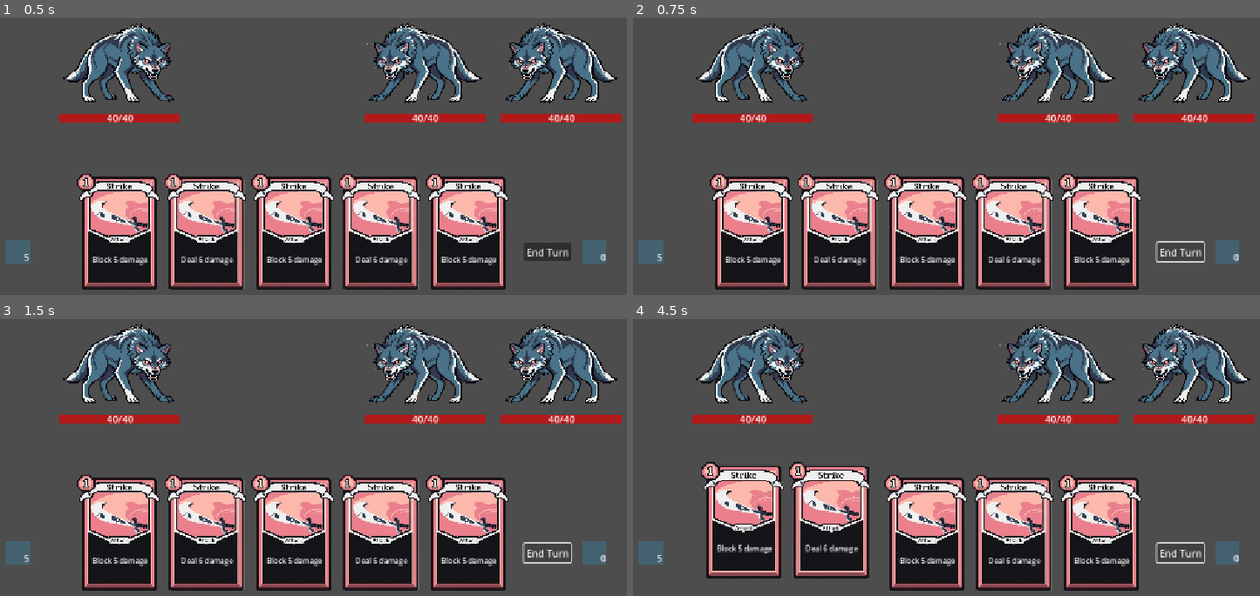
Above: before the commit, frames 1-4 (two rows, left to right).
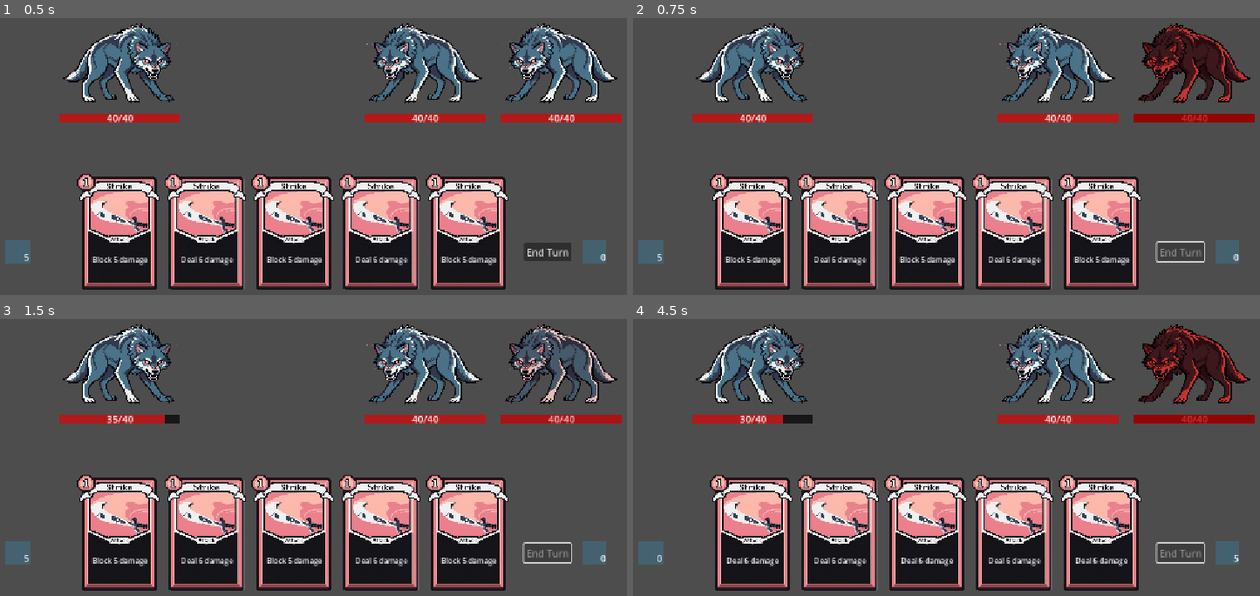
Above: after the commit, the same moments.

Repository: Paul-Beneteau/opus
Game: Godot game, scene res://main.tscn
Same seed, same stepped clock (60 frames per second), same inputs: the game is played once before the commit and once after it.
Inputs (mouse positions are in pixels of both pictures, inside the frame that each line leads up to):
- Up to frame 1 (0.5 s): no input
- Up to frame 2 (0.75 s): click "End Turn" at 0.5 s
- Up to frame 3 (1.5 s): click (545, 554) at 1.25 s, where only the run before the commit has a clickable "End Turn"
- Up to frame 4 (4.5 s): click (1178, 554) at 2 s, where only the run before the commit has a clickable "End Turn"; tap Enter at 2.75 s; move the mouse to (752, 535) at 2.77 s; click (752, 535) at 2.92 s; move the mouse to (839, 535) at 3.52 s; click (839, 535) at 3.67 s; click "End Turn" at 4.25 s

Frame 1 is identical in both runs. In frame 2, 3.0% of the frame differs, in the area x 79-100%, y 1-87%; in frame 3, 1.8%; in frame 4, 12%, in the area x 3-100%, y 1-99%.

Commit message:
Add turn manager

Diff:
--- a/characters/enemy/enemy.gd
+++ b/characters/enemy/enemy.gd
@@ -8,6 +8,7 @@
 @onready var health_comp: HealthComponent = $HealthComponent
 @onready var health_bar: = $EnemyTexture/HealthBarUI
 @onready var highlight_target = $EnemyTexture/HighlightTarget
+var damage = 5
 
 func _ready() -> void:
 	health_comp.health_changed.connect(
@@ -28,3 +29,22 @@
 func _on_mouse_exited() -> void:
 	highlight_target.visible = false
 	mouse_unhovered.emit(self)
+
+
+func play_turn(target: Node) -> void:
+	if not target:
+		return
+
+	var target_health := target.get_node_or_null("HealthComponent") as HealthComponent
+	if not target_health:
+		push_warning("Enemy: Target has no HealthComponent")
+		return
+
+	create_tween().tween_property($EnemyTexture, "modulate", Color(0.8, 0.14, 0.14, 1), 0.2)
+
+	await get_tree().create_timer(0.8).timeout
+
+	target_health.add_health(-damage)
+	print("%s dealt %d damage to %s" % [name, damage, target.name])
+
+	create_tween().tween_property($EnemyTexture, "modulate", Color(1, 1, 1, 1), 0.2)
--- a/combat/combat.tscn
+++ b/combat/combat.tscn
@@ -7,6 +7,7 @@
 [ext_resource type="Resource" uid="uid://dmrnb48l0f2yp" path="res://cards/database/defend.tres" id="5_q6cuf"]
 [ext_resource type="Script" uid="uid://k4051h3swrlu" path="res://combat/targeting_manager.gd" id="6_q6cuf"]
 [ext_resource type="PackedScene" uid="uid://dsraprpbw37il" path="res://ui/hand/hand_ui.tscn" id="7_6vidd"]
+[ext_resource type="Script" uid="uid://ha8fbmppr03t" path="res://combat/turn_manager.gd" id="7_uf1ch"]
 [ext_resource type="Script" uid="uid://i4m1g8ycb3tk" path="res://ui/combat/draw_pile.gd" id="8_mrekk"]
 [ext_resource type="Script" uid="uid://bflesdv0ywygb" path="res://ui/combat/discard_pile.gd" id="9_t7acs"]
 [ext_resource type="PackedScene" uid="uid://b3efdfqivpwqn" path="res://characters/enemy/enemy.tscn" id="10_4h14y"]
@@ -23,6 +24,9 @@
 
 [node name="TargetingManager" type="Node" parent="."]
 script = ExtResource("6_q6cuf")
+
+[node name="TurnManager" type="Node" parent="."]
+script = ExtResource("7_uf1ch")
 
 [node name="HandUI" parent="." instance=ExtResource("7_6vidd")]
 anchors_preset = 7
@@ -109,7 +113,7 @@
 offset_bottom = -69.0
 grow_vertical = 2
 
-[node name="Button" type="Button" parent="."]
+[node name="EndTurnButton" type="Button" parent="."]
 anchors_preset = 3
 anchor_left = 1.0
 anchor_top = 1.0
--- a/combat/combat_manager.gd
+++ b/combat/combat_manager.gd
@@ -4,6 +4,9 @@
 @onready var card_manager: CardManager = $"../CardManager"
 @onready var hand_ui: HandUI = $"../HandUI"
 @onready var targeting_manager: TargetingManager = $"../TargetingManager"
+@onready var turn_manager: TurnManager = $"../TurnManager"
+@onready var end_turn_button: Button = $"../EndTurnButton"
+@onready var player: Player = $"../Player"
 
 
 func _ready() -> void:
@@ -12,14 +15,51 @@
 
 func _start_combat() -> void:
 	_register_targets()
+	_connect_signals()
+	turn_manager.start_player_turn()
+
+
+func _connect_signals() -> void:
 	hand_ui.held_card_released.connect(_on_held_card_released)
-	card_manager.draw_cards(5)
+	end_turn_button.pressed.connect(_on_end_turn_pressed)
+	turn_manager.player_turn_started.connect(_on_player_turn_started)
+	turn_manager.enemy_turn_started.connect(_on_enemy_turn_started)
 
 
 func _on_held_card_released(card_index: int) -> void:
+	if not turn_manager.is_player_turn():
+		return
+
 	var target = targeting_manager.current_target
 	if target:
 		card_manager.play_card_on_target(target, card_manager.hand[card_index])
+
+
+func _on_end_turn_pressed() -> void:
+	if turn_manager.is_player_turn():
+		turn_manager.end_player_turn()
+
+
+func _on_player_turn_started() -> void:
+	end_turn_button.disabled = false
+	card_manager.discard_hand()
+	card_manager.draw_cards(5)
+	print("=== PLAYER TURN ===")
+
+
+func _on_enemy_turn_started() -> void:
+	end_turn_button.disabled = true
+	print("=== ENEMY TURN ===")
+	await _execute_enemy_turns()
+	turn_manager.end_enemy_turn()
+
+
+func _execute_enemy_turns() -> void:
+	var enemies = get_tree().get_nodes_in_group("enemies")
+	for enemy in enemies:
+		if enemy is Enemy:
+			await enemy.play_turn(player)
+			await get_tree().create_timer(0.8).timeout
 
 
 func _register_targets() -> void:
--- /dev/null
+++ b/combat/turn_manager.gd
@@ -0,0 +1,48 @@
+class_name TurnManager
+extends Node
+
+enum TurnState {
+	PLAYER_TURN,
+	ENEMY_TURN,
+}
+
+signal turn_started(state: TurnState)
+signal turn_ended(state: TurnState)
+signal player_turn_started
+signal player_turn_ended
+signal enemy_turn_started
+signal enemy_turn_ended
+
+var current_state: TurnState = TurnState.PLAYER_TURN
+
+
+func start_player_turn() -> void:
+	current_state = TurnState.PLAYER_TURN
+	turn_started.emit(current_state)
+	player_turn_started.emit()
+
+
+func end_player_turn() -> void:
+	turn_ended.emit(current_state)
+	player_turn_ended.emit()
+	start_enemy_turn()
+
+
+func start_enemy_turn() -> void:
+	current_state = TurnState.ENEMY_TURN
+	turn_started.emit(current_state)
+	enemy_turn_started.emit()
+
+
+func end_enemy_turn() -> void:
+	turn_ended.emit(current_state)
+	enemy_turn_ended.emit()
+	start_player_turn()
+
+
+func is_player_turn() -> bool:
+	return current_state == TurnState.PLAYER_TURN
+
+
+func is_enemy_turn() -> bool:
+	return current_state == TurnState.ENEMY_TURN
Not shown: 1 places in combat/combat.tscn that only renumber resources
Not shown, added: combat/turn_manager.gd.uid
